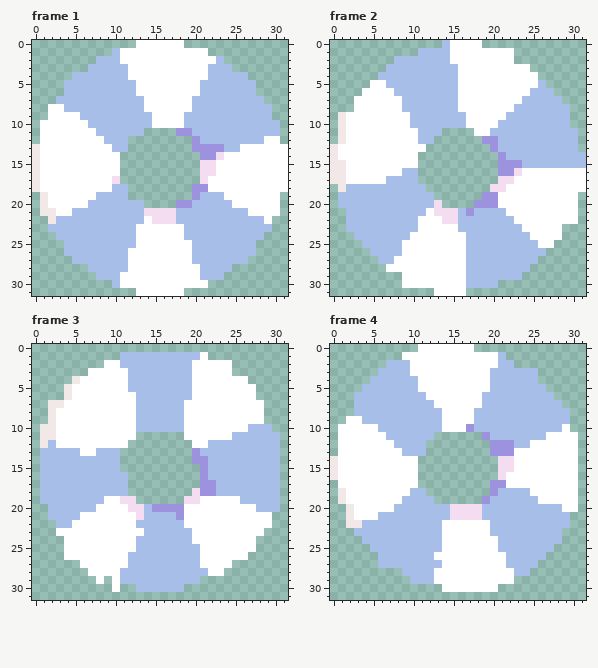
Pixel-art file -- mophead/Assets/SexyBucket/Fate of Ophelia.aseprite. This is how it looked before the edit.
32x32 pixels, 4 frames. Shown: frame 1, frame 2, frame 3, frame 4.
Once edited:
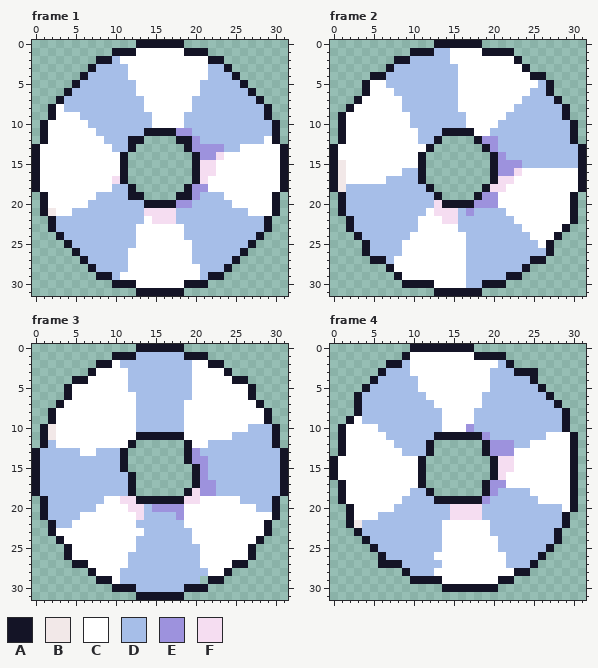
Palette (. is transparent): A #141426  B #f2e8e8  C #ffffff  D #a6bee8  E #9d92dd  F #f5ddf1
Change:
Changed rows in their new state; - is an unchanged pixel.
Frame 1:
first column x 0:
 0 -------------AAAAAA-------------
 1 ----------AAA------AAA----------
 2 --------AA------------AA--------
 3 -------A----------------A-------
 4 -----.A------------------A.-----
 5 ----.A--------------------A.----
 6 ----A----------------------A----
 7 ---A------------------------A---
 8 --A--------------------------A--
 9 --A--------------------------A--
10 -A----------------------------A-
11 -A------------AAAA------------A-
12 -A----------AA----AA----------A-
13 A-----------A------A-----------A
14 A----------A--------A----------A
15 A----------A--------A----------A
16 A----------A--------A----------A
17 A----------A--------A----------A
18 A-----------A------A-----------A
19 -A----------AA----AA----------A-
20 -A------------AAAA------------A-
21 -A----------------------------A-
22 --A--------------------------A--
23 --A--------------------------A--
24 ---A------------------------A---
25 ----A----------------------A----
26 ----.A--------------------A.----
27 -----.A------------------A.-----
28 -------A----------------A-------
29 --------AA------------AA--------
30 ----------AAA------AAA----------
31 -------------AAAAAA-------------
Frame 2:
first column x 0:
 0 -------------AAAAAA-------------
 1 ----------AAA------AAAA---------
 2 --------AA-------------A--------
 3 -------A----------------A-------
 4 -----AA------------------AA-----
 5 ----A----------------------A----
 6 ----A----------------------A----
 7 ---A------------------------A---
 8 --A--------------------------A--
 9 -A---------------------------A--
10 -A----------------------------A-
11 -A------------AAAA------------A-
12 -A-----------A----A-----------A-
13 A-----------A------A-----------A
14 A----------A--------A----------A
15 A----------A--------A----------A
16 A----------A--------A----------A
17 A----------A--------A----------A
18 A-----------A------A-----------A
19 -A-----------A----A-----------A-
20 -A------------AAAA------------A-
21 -A----------------------------A-
22 --A---------------------------A-
23 --A--------------------------A--
24 ---A------------------------A---
25 ----A----------------------A----
26 ----A----------------------A----
27 -----AA------------------AA-----
28 -------A----------------A-------
29 --------A-------------AA--------
30 ---------AAAA------AAA----------
31 -------------AAAAAA-------------
Frame 3:
first column x 0:
 0 -------------AAAAAA-------------
 1 ----------AAA------AAA----------
 2 --------AA------------AA.-------
 3 -------A----------------A-------
 4 -----AA------------------AA-----
 5 ----A----------------------A----
 6 ----A----------------------A----
 7 --.A------------------------A---
 8 --A--------------------------A--
 9 --A--------------------------A--
10 -A----------------------------A-
11 -A-----------AAAAAA-----------A-
12 -A----------A------A----------A-
13 A----------A-------A-----------A
14 A----------A-------A-----------A
15 A----------A--------A----------A
16 A-----------A-------A----------A
17 A-----------A-------A----------A
18 A-----------A------A-----------A
19 -A-----------AAAAAA-----------A-
20 -A----------------------------A-
21 -A----------------------------A-
22 --A--------------------------A--
23 --A--------------------------A--
24 ---A------------------------A---
25 ----A----------------------A----
26 ----A----------------------A----
27 -----AA------------------AA-----
28 -------A----------------A-------
29 --------AA------------AA--------
30 ----------AAA------AAA----------
31 -------------AAAAAA-------------
Frame 4:
first column x 0:
 0 ----------AAAAAAAA-------------
 1 ---------A--------AAAA---------
 2 -------AA-------------A--------
 3 ------A----------------AAA-----
 4 -----A-------------------A-----
 5 ----A---------------------A----
 6 ---A-----------------------A---
 7 ---A------------------------A--
 8 ---A-------------------------A-
 9 --A--------------------------A-
10 -A---------------------------A-
11 -A-----------AAAAAA-----------A
12 -A----------A------A----------A
13 -A----------A------A----------A
14 A----------A--------A---------A
15 A----------A--------A---------A
16 A----------A--------A---------A
17 -A---------A-------A----------A
18 -A----------A------A----------A
19 -A-----------AAAAAA-----------A
20 --A---------------------------A
21 --A--------------------------A-
22 --A--------------------------A-
23 ---A------------------------A--
24 ----A-----------------------A--
25 -----A---------------------A---
26 ------A-------------------A----
27 ------AAA----------------A-----
28 ---------A-------------AA------
29 ----------AAAA-------AA--------
30 --------------AAAAAAA----------
Where, in picture pixels (left, top, right, bottom), the same in both pictures:
changed: (32, 40, 288, 296)
changed: (330, 40, 586, 296)
changed: (32, 344, 288, 600)
changed: (330, 344, 578, 592)
